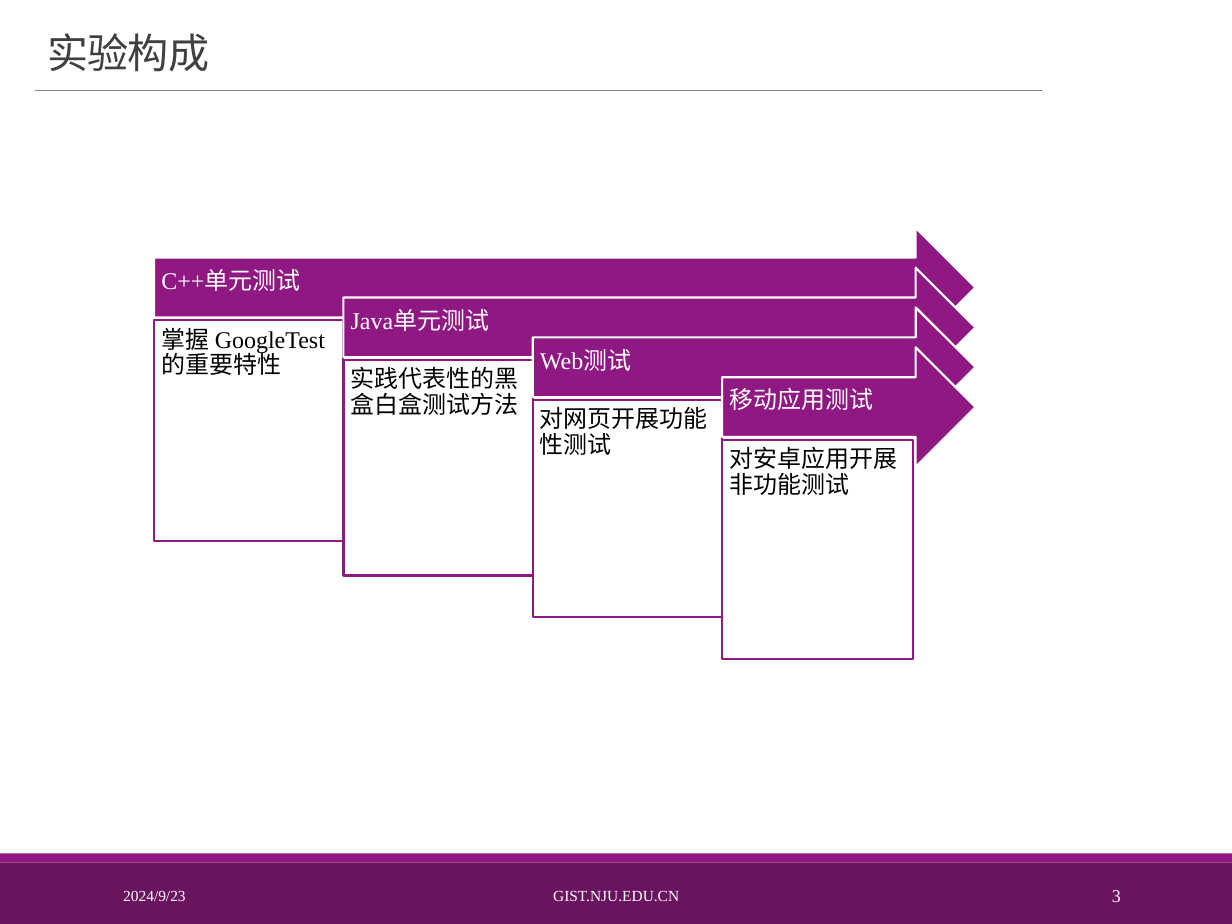
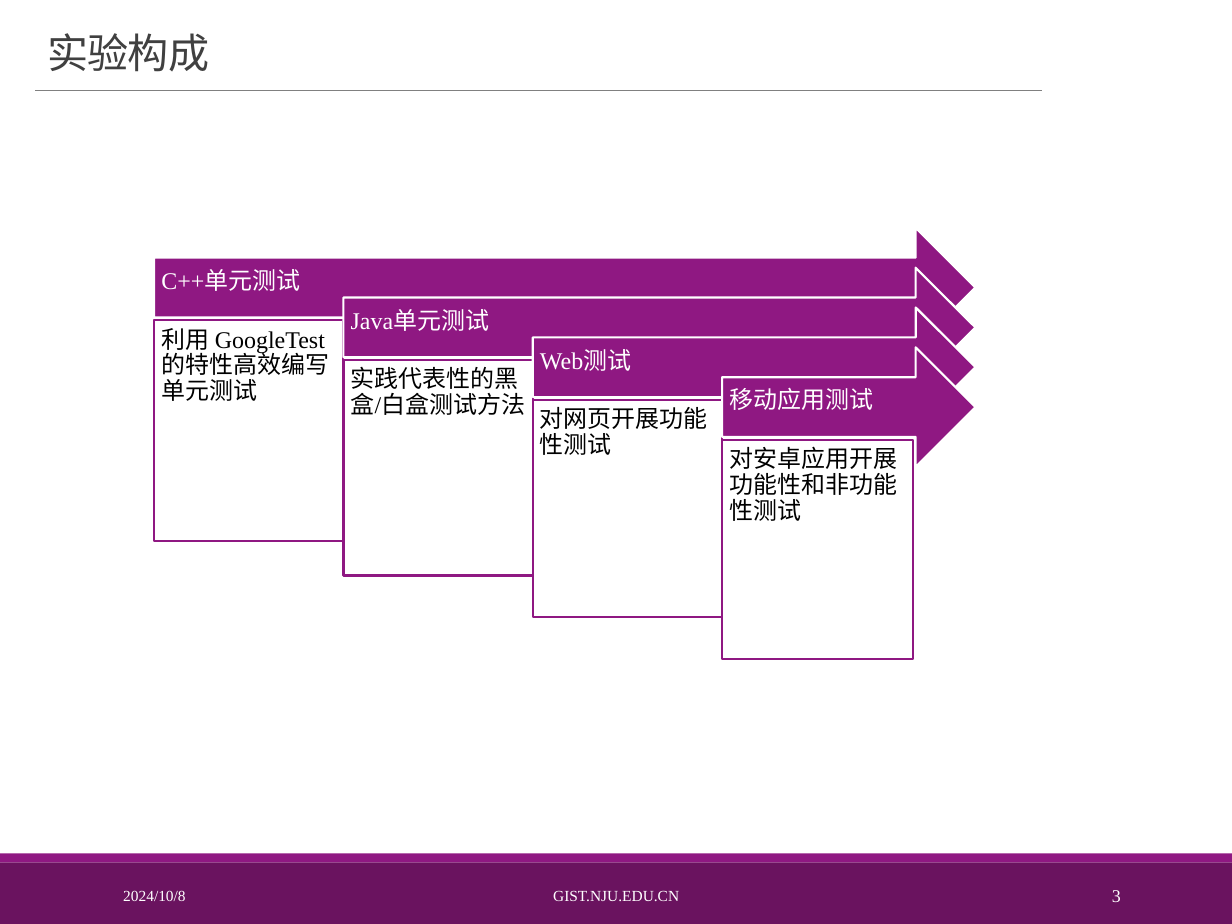
Before and after one commit to baoheipojis/softwareTestingExperiment, a slide deck: slide 3 of 软件测试实验1 2.pptx. Drawn at 1232x924 pixels with LibreOffice and Linux fonts; fonts in the diff are those of the drawing; background and template pictures are left out. Boxes give left, top, right and bottom in pixels: in the first picture for what was removed or moved away, otherwise in the second. Text is boxed around its words. In the diff, an @@ line names an element or a change of style, - is before the commit and + after.

```diff
--- a/软件测试实验1 2.pptx
+++ b/软件测试实验1 2.pptx
@@ text at [161, 328, 329, 401]: text changed @@
-掌握 GoogleTest 的重要特性
+利用 GoogleTest 的特性高效编写单元测试
@@ text at [351, 367, 526, 415]: text changed @@
-实践代表性的黑盒白盒测试方法
+实践代表性的黑盒/白盒测试方法
@@ text at [729, 446, 897, 521]: text changed @@
-对安卓应用开展非功能测试
+对安卓应用开展功能性和非功能性测试
@@ text at [123, 890, 185, 901]: text changed @@
-2024/9/23
+2024/10/8
```
Also in this commit, not shown: 23 other slides changed, 6 slides added, 11 other files.
